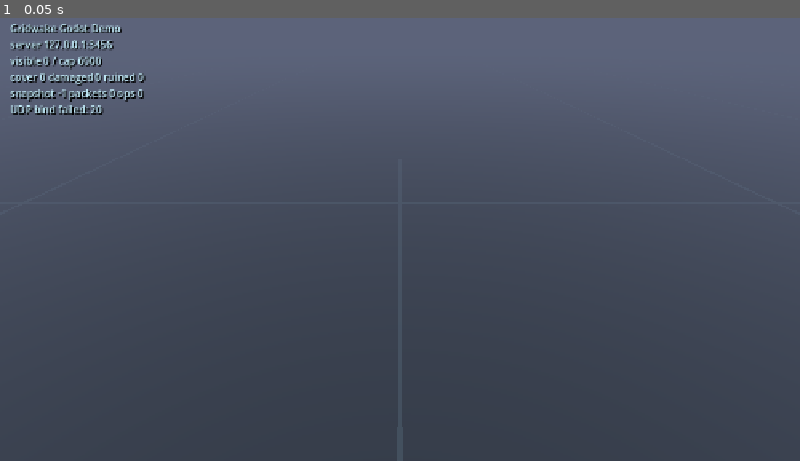
Above: before the commit, frame 1.
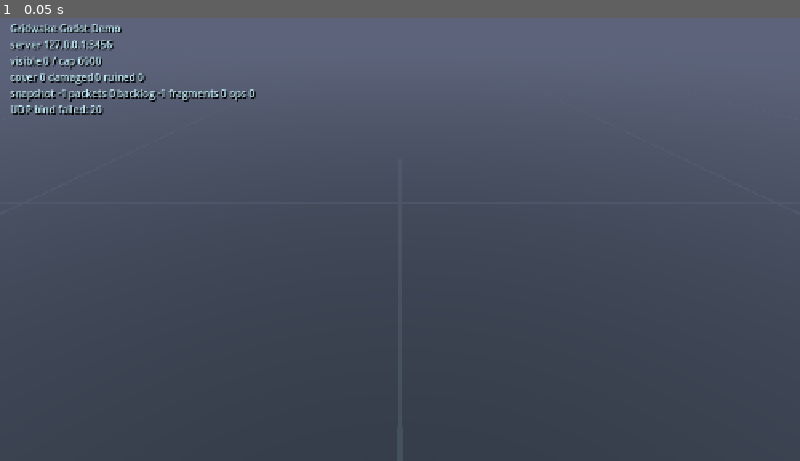
Above: after the commit, the same moment.

Repository: kylebrussell/Gridwake
Game: Godot game, scene res://scenes/main.tscn
Two runs of this game, one before a commit and one after it. Both use one fixed random seed, a clock stepped at 60 frames per second and the inputs below.
Inputs:
- Up to frame 1 (0.05 s): no input

The runs differ from the first frame. In frame 1, 0.3% of the frame differs, in the area x 14-32%, y 16-19%.

Commit message:
Improve Godot demo performance path

Diff:
--- a/examples/godot_psx_demo/scripts/gridwake_protocol.gd
+++ b/examples/godot_psx_demo/scripts/gridwake_protocol.gd
@@ -8,6 +8,7 @@
 const TAG_CLIENT_INPUT := 0x02
 const TAG_SERVER_SNAPSHOT_DELTA := 0x81
 const TAG_SERVER_METRICS := 0x82
+const TAG_SERVER_SNAPSHOT_FRAGMENT := 0x83
 
 const OP_SPAWN_OR_ENTER := 0x01
 const OP_UPDATE := 0x02
@@ -66,6 +67,8 @@
 			return _decode_snapshot(stream)
 		TAG_SERVER_METRICS:
 			return _decode_metrics(stream)
+		TAG_SERVER_SNAPSHOT_FRAGMENT:
+			return _decode_snapshot_fragment(stream)
 		_:
 			return {"type": "invalid", "reason": "unknown tag", "tag": tag}
 
@@ -157,6 +160,47 @@
 		"type": "snapshot",
 		"sequence": sequence,
 		"baseline": baseline,
+		"ops": ops,
+	}
+
+
+static func _decode_snapshot_fragment(stream: StreamPeerBuffer) -> Dictionary:
+	var sequence := int(stream.get_u64())
+	var baseline := -1
+	var has_baseline := stream.get_u8()
+	if has_baseline == 1:
+		baseline = int(stream.get_u64())
+
+	var fragment_index := int(stream.get_u16())
+	var fragment_count := int(stream.get_u16())
+	var op_count := int(stream.get_u32())
+	var ops: Array[Dictionary] = []
+	for _index in op_count:
+		var op_tag := stream.get_u8()
+		var entity := int(stream.get_u64())
+		match op_tag:
+			OP_SPAWN_OR_ENTER, OP_UPDATE:
+				var payload_len := int(stream.get_u32())
+				var payload: PackedByteArray = stream.get_data(payload_len)[1]
+				ops.append({
+					"op": op_tag,
+					"entity": entity,
+					"payload": payload,
+				})
+			OP_DESPAWN_OR_EXIT:
+				ops.append({
+					"op": op_tag,
+					"entity": entity,
+				})
+			_:
+				return {"type": "invalid", "reason": "unknown op", "op": op_tag}
+
+	return {
+		"type": "snapshot_fragment",
+		"sequence": sequence,
+		"baseline": baseline,
+		"fragment_index": fragment_index,
+		"fragment_count": fragment_count,
 		"ops": ops,
 	}
 
--- a/examples/godot_psx_demo/scripts/main.gd
+++ b/examples/godot_psx_demo/scripts/main.gd
@@ -8,16 +8,20 @@
 @export var move_speed := 28.0
 @export var turn_speed := 2.4
 @export var max_visual_entities := 6000
+@export var max_packets_per_frame := 32
 
 var udp := PacketPeerUDP.new()
 var entity_nodes: Dictionary = {}
+var entity_material_keys: Dictionary = {}
 var player_position := Vector3(0.0, 0.5, 18.0)
 var player_yaw := 0.0
 var input_accumulator := 0.0
 var snapshot_sequence := -1
 var packets_received := 0
+var packets_backlogged := 0
 var ops_received := 0
 var last_server_error := ""
+var snapshot_fragments: Dictionary = {}
 
 var bot_mesh: BoxMesh
 var player_mesh: BoxMesh
@@ -186,15 +190,20 @@
 
 
 func _poll_network() -> void:
-	while udp.get_available_packet_count() > 0:
+	var packets_processed := 0
+	while udp.get_available_packet_count() > 0 and packets_processed < max_packets_per_frame:
+		packets_processed += 1
 		var decoded := GridwakeProtocol.decode_server_packet(udp.get_packet())
 		match decoded.get("type", ""):
 			"snapshot":
 				_apply_snapshot(decoded)
+			"snapshot_fragment":
+				_apply_snapshot_fragment(decoded)
 			"metrics":
 				pass
 			"invalid":
 				last_server_error = decoded.get("reason", "invalid packet")
+	packets_backlogged = udp.get_available_packet_count()
 
 
 func _apply_snapshot(snapshot: Dictionary) -> void:
@@ -213,6 +222,57 @@
 		if payload.is_empty():
 			continue
 		_upsert_entity(entity, payload)
+
+
+func _apply_snapshot_fragment(fragment: Dictionary) -> void:
+	var sequence := int(fragment["sequence"])
+	var fragment_index := int(fragment["fragment_index"])
+	var fragment_count := int(fragment["fragment_count"])
+	if fragment_count <= 1:
+		_apply_snapshot({
+			"sequence": sequence,
+			"baseline": fragment["baseline"],
+			"ops": fragment["ops"],
+		})
+		return
+
+	var key := str(sequence)
+	if not snapshot_fragments.has(key):
+		snapshot_fragments[key] = {
+			"count": fragment_count,
+			"baseline": fragment["baseline"],
+			"parts": {},
+			"received": 0,
+		}
+	var state: Dictionary = snapshot_fragments[key]
+	if int(state["count"]) != fragment_count:
+		state = {
+			"count": fragment_count,
+			"baseline": fragment["baseline"],
+			"parts": {},
+			"received": 0,
+		}
+		snapshot_fragments[key] = state
+
+	var parts: Dictionary = state["parts"]
+	if not parts.has(fragment_index):
+		parts[fragment_index] = fragment["ops"]
+		state["received"] = int(state["received"]) + 1
+
+	if int(state["received"]) < fragment_count:
+		return
+
+	var ops: Array[Dictionary] = []
+	for index in range(fragment_count):
+		if not parts.has(index):
+			return
+		ops.append_array(parts[index])
+	snapshot_fragments.erase(key)
+	_apply_snapshot({
+		"sequence": sequence,
+		"baseline": state["baseline"],
+		"ops": ops,
+	})
 
 
 func _upsert_entity(entity: int, payload: Dictionary) -> void:
@@ -235,7 +295,7 @@
 	var radius := float(payload["radius"])
 	var lod := int(payload["lod"])
 	node.scale = Vector3.ONE * (radius * _lod_scale(lod))
-	node.material_override = _material_for_payload(payload)
+	_apply_material(entity, node, payload)
 
 
 func _create_entity_node(payload: Dictionary) -> MeshInstance3D:
@@ -260,7 +320,7 @@
 	node.position = Vector3(position.x, height * 0.5 - 0.06, position.z)
 	node.rotation.y = 0.0
 	node.scale = Vector3(radius * 1.8, height, radius * 1.8)
-	node.material_override = _material_for_payload(payload)
+	_apply_material(entity, node, payload)
 	cover_nodes[entity] = true
 	if health < 0.7:
 		damaged_cover_nodes[entity] = true
@@ -277,29 +337,38 @@
 		return
 	var node: Node = entity_nodes[entity]
 	entity_nodes.erase(entity)
+	entity_material_keys.erase(entity)
 	cover_nodes.erase(entity)
 	damaged_cover_nodes.erase(entity)
 	ruined_cover_nodes.erase(entity)
 	node.queue_free()
 
 
-func _material_for_payload(payload: Dictionary) -> StandardMaterial3D:
+func _apply_material(entity: int, node: MeshInstance3D, payload: Dictionary) -> void:
+	var material_key := _material_key_for_payload(payload)
+	if entity_material_keys.get(entity, "") == material_key:
+		return
+	entity_material_keys[entity] = material_key
+	node.material_override = materials[material_key]
+
+
+func _material_key_for_payload(payload: Dictionary) -> String:
 	if int(payload["lod"]) == GridwakeProtocol.LOD_MINIMAL:
-		return materials["minimal"]
+		return "minimal"
 	match int(payload["kind"]):
 		GridwakeProtocol.KIND_PLAYER:
-			return materials["player"]
+			return "player"
 		GridwakeProtocol.KIND_EFFECT:
-			return materials["effect"]
+			return "effect"
 		GridwakeProtocol.KIND_COVER:
 			var health := _cover_health(payload)
 			if health <= 0.05:
-				return materials["cover_ruined"]
+				return "cover_ruined"
 			if health < 0.7:
-				return materials["cover_damaged"]
-			return materials["cover_%d" % int(payload["team"] % 4)]
+				return "cover_damaged"
+			return "cover_%d" % int(payload["team"] % 4)
 		_:
-			return materials["bot_%d" % int(payload["team"] % 3)]
+			return "bot_%d" % int(payload["team"] % 3)
 
 
 func _lod_scale(lod: int) -> float:
@@ -331,7 +400,7 @@
 
 
 func _update_hud() -> void:
-	hud.text = "Gridwake Godot Demo\nserver %s:%d\nvisible %d / cap %d\ncover %d damaged %d ruined %d\nsnapshot %d packets %d ops %d\n%s" % [
+	hud.text = "Gridwake Godot Demo\nserver %s:%d\nvisible %d / cap %d\ncover %d damaged %d ruined %d\nsnapshot %d packets %d backlog %d fragments %d ops %d\n%s" % [
 		server_host,
 		server_port,
 		entity_nodes.size(),
@@ -341,6 +410,8 @@
 		ruined_cover_nodes.size(),
 		snapshot_sequence,
 		packets_received,
+		packets_backlogged,
+		snapshot_fragments.size(),
 		ops_received,
 		last_server_error,
 	]
Not shown, changed: crates/protocol/src/lib.rs
Not shown, changed: crates/server/examples/godot_psx_demo_server.rs
Not shown, changed: crates/server/src/lib.rs
Not shown, changed: examples/godot_psx_demo/README.md
